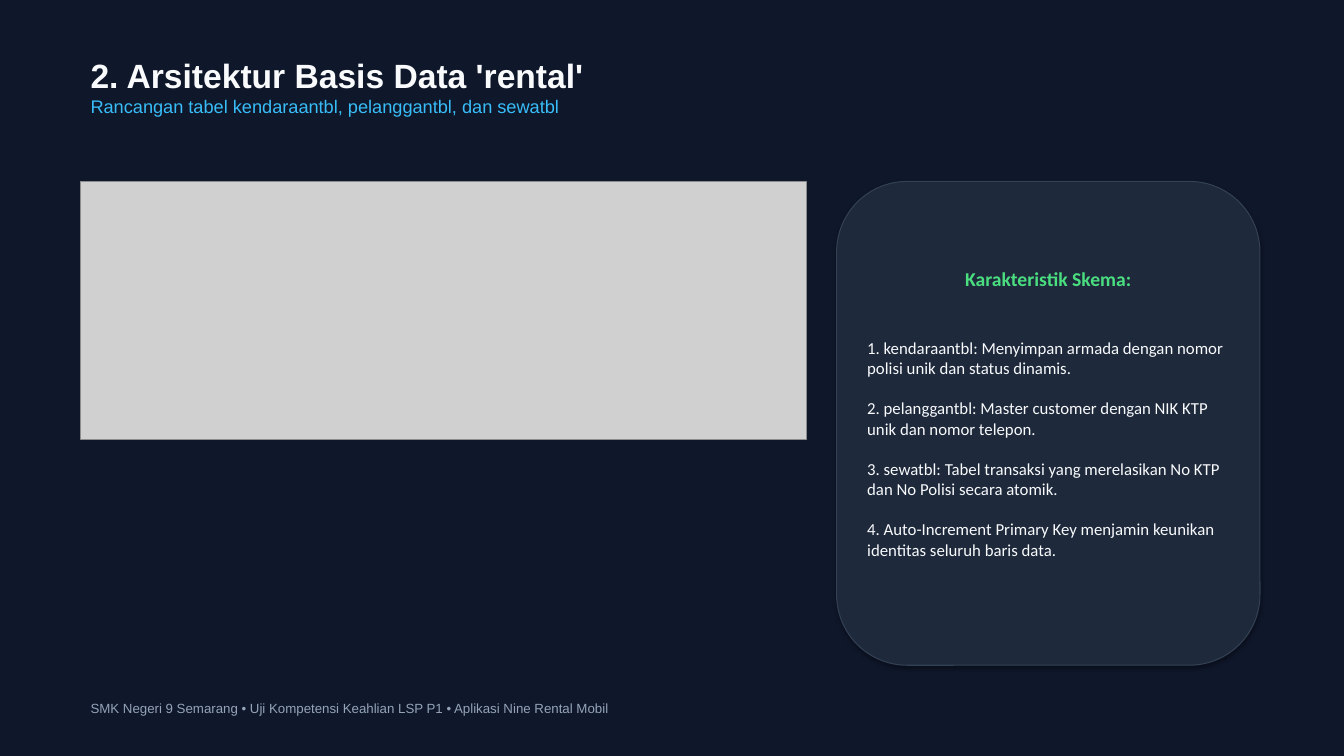
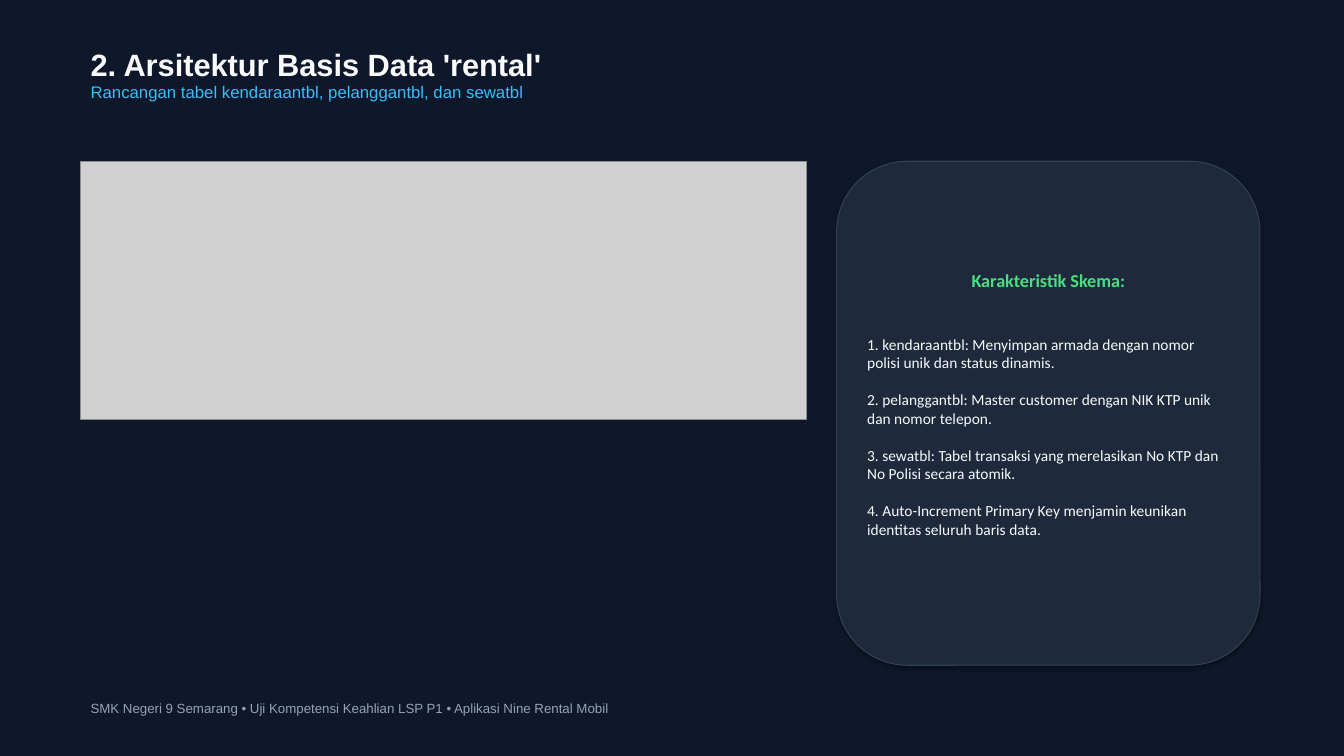
Before and after one commit to SabilMurti/BelajarUKK, a slide deck: slide 3 of NineRental/Yang Dikumpulin/PRESENTASI_NINERENTAL.pptx. Drawn at 1344x756 pixels with LibreOffice and Linux fonts; fonts in the diff are those of the drawing; grey boxes stand for pictures. Boxes give left, top, right and bottom in pixels: in the first picture for what was removed or moved away, otherwise in the second. Text is boxed around its words. In the diff, an @@ line names an element or a change of style, - is before the commit and + after.

```diff
--- a/NineRental/Yang Dikumpulin/PRESENTASI_NINERENTAL.pptx
+++ b/NineRental/Yang Dikumpulin/PRESENTASI_NINERENTAL.pptx
@@ text "2. Arsitektur Basis Data 'rental'": place and size @@
-text "2. Arsitektur Basis Data 'rental'" at box(91, 63, 583, 117)
+text "2. Arsitektur Basis Data 'rental'" at box(91, 53, 541, 102)
@@ text "2. Arsitektur Basis Data 'rental'" at box(91, 53, 541, 102): size 24 to 22 pt in "2. Arsitektur Basis Data 'rental'"; size 13 to 12 pt in "Rancangan tabel kendaraantbl, pelanggantbl, dan sewatbl" @@
@@ picture: place and size @@
-picture at box(81, 181, 807, 440)
+picture at box(81, 161, 807, 419)
@@ rounded rectangle "Karakteristik Skema:": place and size @@
-rounded rectangle "Karakteristik Skema:" at box(837, 181, 1260, 665)
+rounded rectangle "Karakteristik Skema:" at box(837, 161, 1260, 665)
@@ rounded rectangle "Karakteristik Skema:" at box(837, 161, 1260, 665): size 14 to 13 pt in "Karakteristik Skema:"; size 12 to 11 pt @@
```
Also in this commit, not shown: 7 other slides changed, 31 other files.
